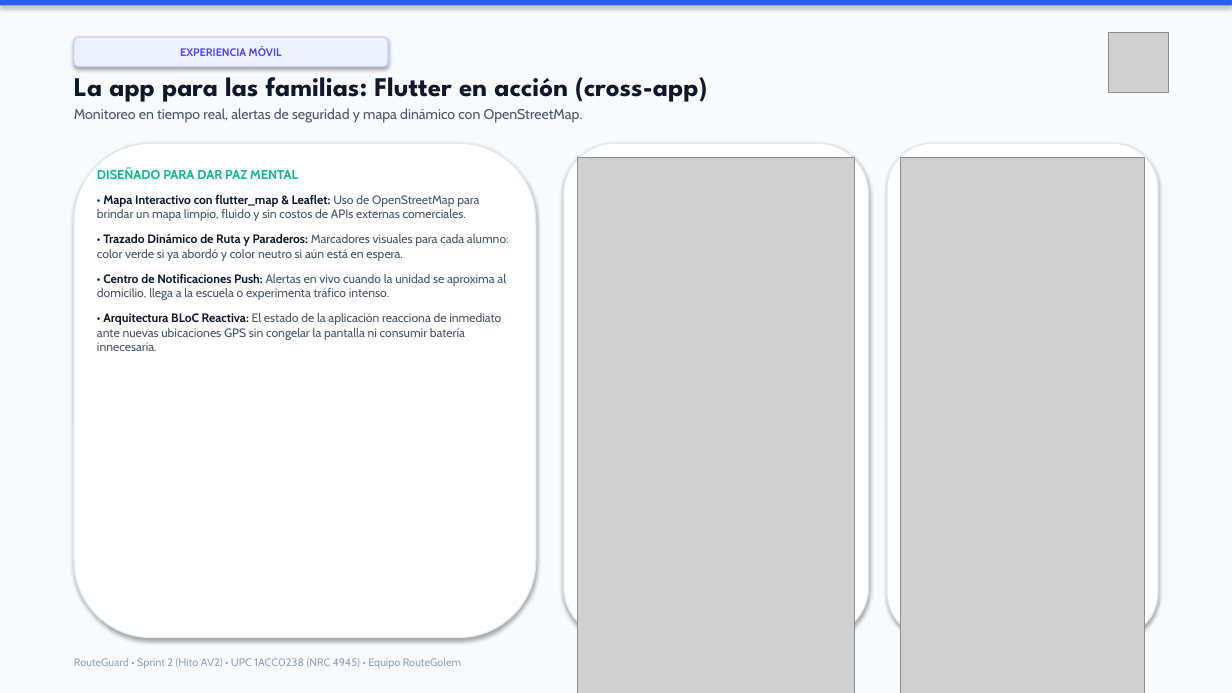
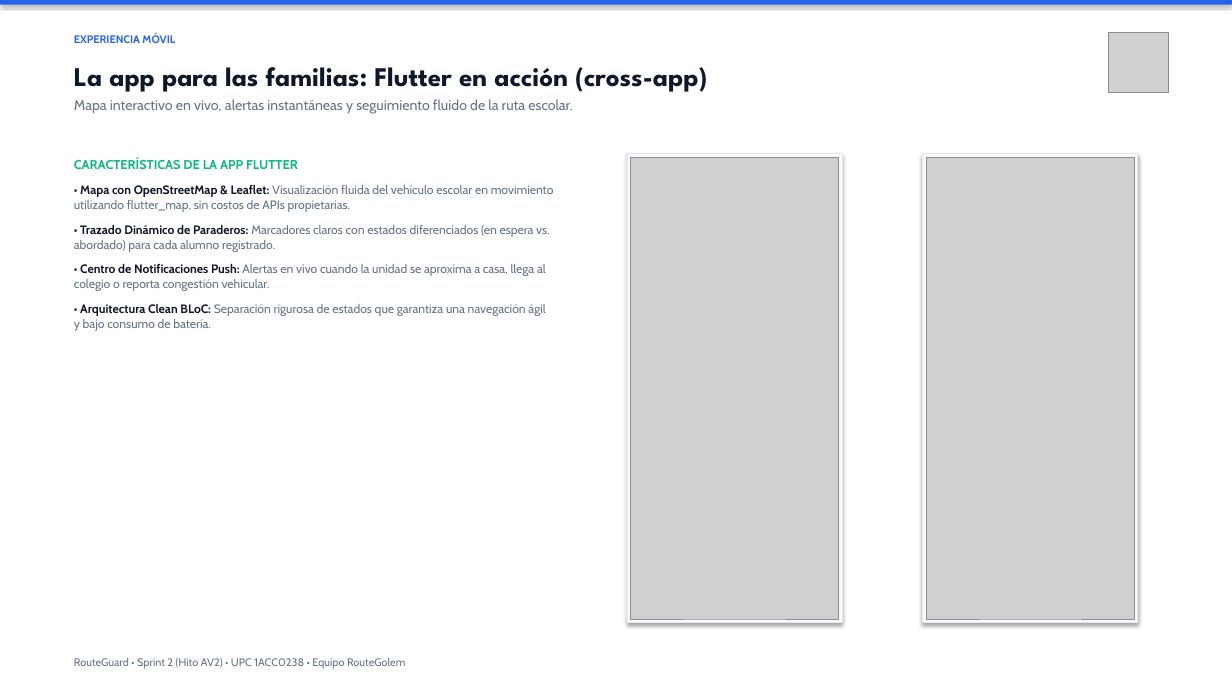
Before and after one commit to upc-pre-202620-1acc0238-4945-routegolem/routeguard-report, a slide deck: slide 7 of RouteGuard_Presentacion_Sprint2_AV2.pptx. Drawn at 1232x693 pixels with LibreOffice and Linux fonts; fonts in the diff are those of the drawing; grey boxes stand for pictures. Boxes give left, top, right and bottom in pixels: in the first picture for what was removed or moved away, otherwise in the second. Text is boxed around its words. In the diff, an @@ line names an element or a change of style, - is before the commit and + after.

Commit message:
style(presentation): remove chunky rounded card wrappers and scale all images to exact fit

```diff
--- a/RouteGuard_Presentacion_Sprint2_AV2.pptx
+++ b/RouteGuard_Presentacion_Sprint2_AV2.pptx
@@ rectangle at box(0, 0, 1232, 693): fill #F8FAFC to #FFFFFF @@
@@ text "EXPERIENCIA MÓVIL": place and size @@
-text "EXPERIENCIA MÓVIL" at box(74, 37, 388, 67)
+text "EXPERIENCIA MÓVIL" at box(74, 35, 175, 43)
@@ text "EXPERIENCIA MÓVIL" at box(74, 35, 175, 43): text colour #4F46E5 to #2563EB; alignment centre to left; vertical alignment middle to top; fill #EEF2FF to none; outline #C7D2FE 1 pt to none; shadow off @@
@@ text at box(74, 99, 572, 114): text changed; text colour #475569 to #64748B @@
-Monitoreo en tiempo real, alertas de seguridad y mapa dinámico con OpenStreetMap.
+Mapa interactivo en vivo, alertas instantáneas y seguimiento fluido de la ruta escolar.
@@ rounded rectangle removed at box(74, 143, 536, 638) @@
@@ rounded rectangle removed at box(564, 143, 869, 638) @@
@@ rounded rectangle removed at box(887, 143, 1158, 638) @@
@@ text at box(74, 158, 554, 331): text changed; text colour #475569 to #64748B @@
-DISEÑADO PARA DAR PAZ MENTAL
-• Mapa Interactivo con flutter_map & Leaflet: Uso de OpenStreetMap para brindar un mapa limpio, fluido y sin costos de APIs externas comerciales.
-• Trazado Dinámico de Ruta y Paraderos: Marcadores visuales para cada alumno: color verde si ya abordó y color neutro si aún está en espera.
-• Centro de Notificaciones Push: Alertas en vivo cuando la unidad se aproxima al domicilio, llega a la escuela o experimenta tráfico intenso.
-• Arquitectura BLoC Reactiva: El estado de la aplicación reacciona de inmediato ante nuevas ubicaciones GPS sin congelar la pantalla ni consumir batería innecesaria.
+CARACTERÍSTICAS DE LA APP FLUTTER
+• Mapa con OpenStreetMap & Leaflet: Visualización fluida del vehículo escolar en movimiento utilizando flutter_map, sin costos de APIs propietarias.
+• Trazado Dinámico de Paraderos: Marcadores claros con estados diferenciados (en espera vs. abordado) para cada alumno registrado.
+• Centro de Notificaciones Push: Alertas en vivo cuando la unidad se aproxima a casa, llega al colegio o reporta congestión vehicular.
+• Arquitectura Clean BLoC: Separación rigurosa de estados que garantiza una navegación ágil y bajo consumo de batería.
@@ rectangle added at box(628, 153, 843, 623), fill #F8FAFC, outline #E2E8F0 1 pt @@
@@ picture: place and size @@
-picture at box(578, 157, 855, 693)
+picture at box(631, 157, 839, 619)
@@ rectangle added at box(922, 153, 1138, 623), fill #F8FAFC, outline #E2E8F0 1 pt @@
@@ picture: place and size @@
-picture at box(901, 157, 1144, 693)
+picture at box(927, 157, 1135, 619)
@@ text at box(74, 658, 405, 669): text changed; text colour #94A3B8 to #64748B @@
-RouteGuard • Sprint 2 (Hito AV2) • UPC 1ACC0238 (NRC 4945) • Equipo RouteGolem
+RouteGuard • Sprint 2 (Hito AV2) • UPC 1ACC0238 • Equipo RouteGolem
```
Also in this commit, not shown: 16 other slides changed.
